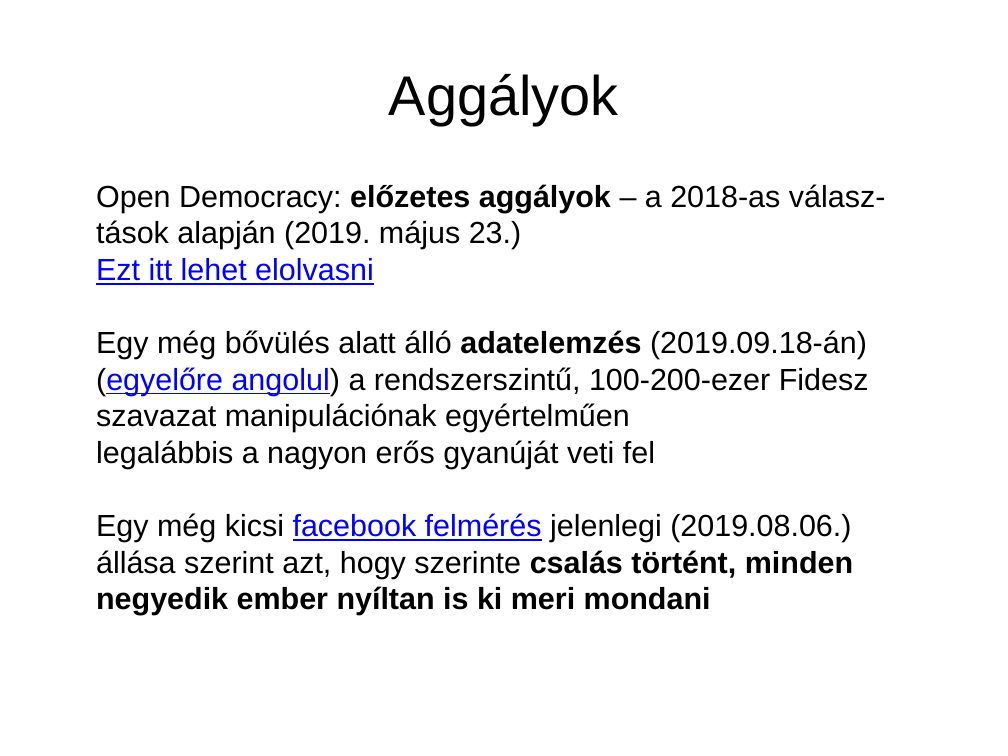
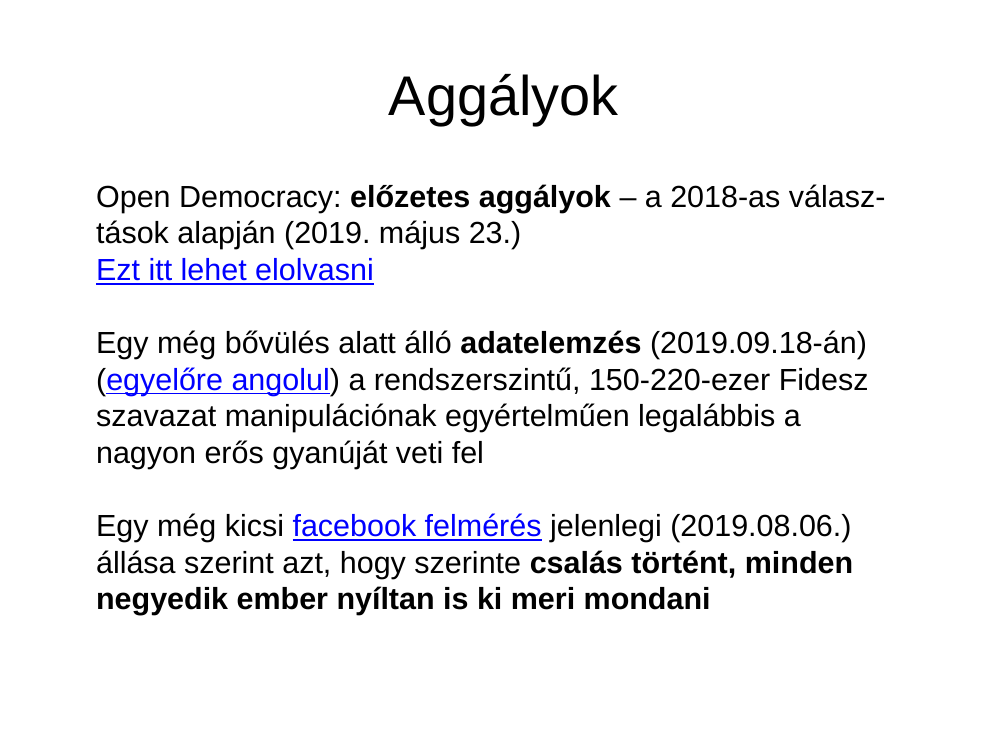
Before and after one commit to brezniczky/ep_elections_2019_hun, a slide deck: slide 5 of slides/hun/EDITED VERSION A 2018-2019-es választásokról dióhéjban.pptx. Drawn at 1008x756 pixels with LibreOffice and Linux fonts; fonts in the diff are those of the drawing. Boxes give left, top, right and bottom in pixels: in the first picture for what was removed or moved away, otherwise in the second. Text is boxed around its words. In the diff, an @@ line names an element or a change of style, - is before the commit and + after.

```diff
--- a/slides/hun/EDITED VERSION A 2018-2019-es választásokról dióhéjban.pptx
+++ b/slides/hun/EDITED VERSION A 2018-2019-es választásokról dióhéjban.pptx
@@ text at [96,330,869,469]: text changed @@
-Egy még bővülés alatt álló adatelemzés (2019.09.18-án)
-(egyelőre angolul) a rendszerszintű, 100-200-ezer Fidesz szavazat manipulációnak egyértelműen
-legalábbis a nagyon erős gyanúját veti fel
+Egy még bővülés alatt álló adatelemzés (2019.09.18-án)
+(egyelőre angolul) a rendszerszintű, 150-220-ezer Fidesz szavazat manipulációnak egyértelműen legalábbis a nagyon erős gyanúját veti fel
```
Also in this commit, not shown: 10 other slides changed.
